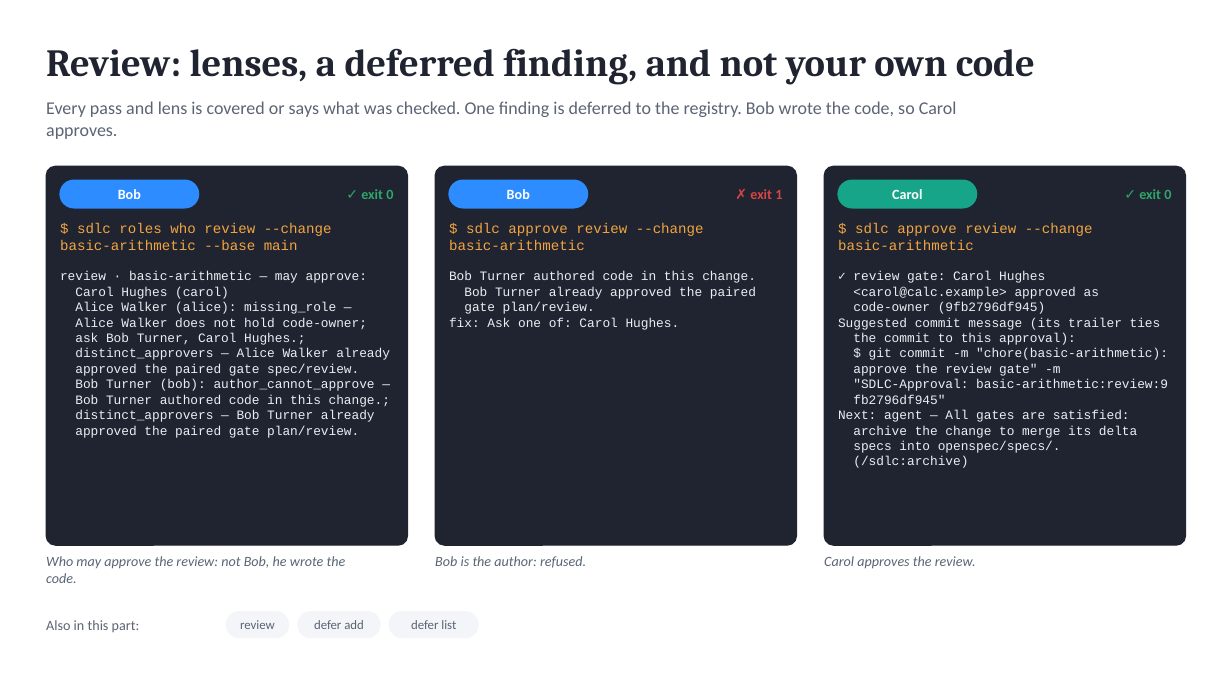
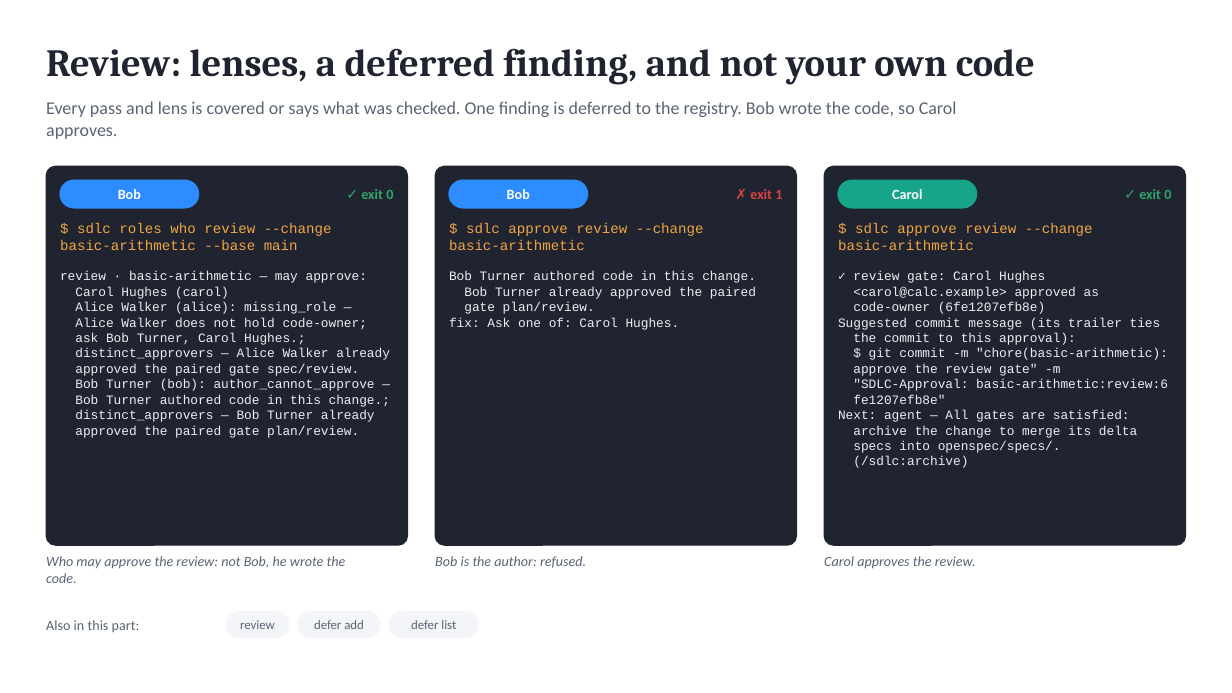
Before and after one commit to marin-ai-tech/sdlc, a slide deck: slide 12 of docs/demo/sdlc-calculator-demo.en.pptx. Drawn at 1232x693 pixels with LibreOffice and Linux fonts; fonts in the diff are those of the drawing. Boxes give left, top, right and bottom in pixels: in the first picture for what was removed or moved away, otherwise in the second. Text is boxed around its words. In the diff, an @@ line names an element or a change of style, - is before the commit and + after.

Commit message:
fix: credentials after Bearer/Basic, the stage and the daily summary in the reader's terms (0.20.3)
- A literal credential after Bearer, Basic, Token or Bot in the MCP
  registry is refused whatever its shape, and an agent edit that adds a
  credential after Bearer or Basic is denied.
- sdlc next and the Claude Code status line name the stage in the
  reader's language, as sdlc status does.
- The daily summary text names the active changes and the changes
  waiting for people separately.
- A plan-gate denial points to its guide section once; sdlc next after a
  debate no longer names the next step as an agent's.
- Docs: the status line reads the session on stdin; mcp check exits 1
  only with --strict; unknown_person is the --json code; the guide warns
  that an audit export inside the project, not git-ignored, makes the
  verification stale.

SDLC-Agent: claude-code

```diff
--- a/docs/demo/sdlc-calculator-demo.en.pptx
+++ b/docs/demo/sdlc-calculator-demo.en.pptx
@@ text at box(853, 302, 1045, 314): text changed @@
-code-owner (9fb2796df945)
+code-owner (6fe1207efb8e)
@@ text at box(853, 379, 1168, 404): text changed @@
-"SDLC-Approval: basic-arithmetic:review:9
-fb2796df945"
+"SDLC-Approval: basic-arithmetic:review:6
+fe1207efb8e"
```
Also in this commit, not shown: 6 other slides changed, 47 other files.
